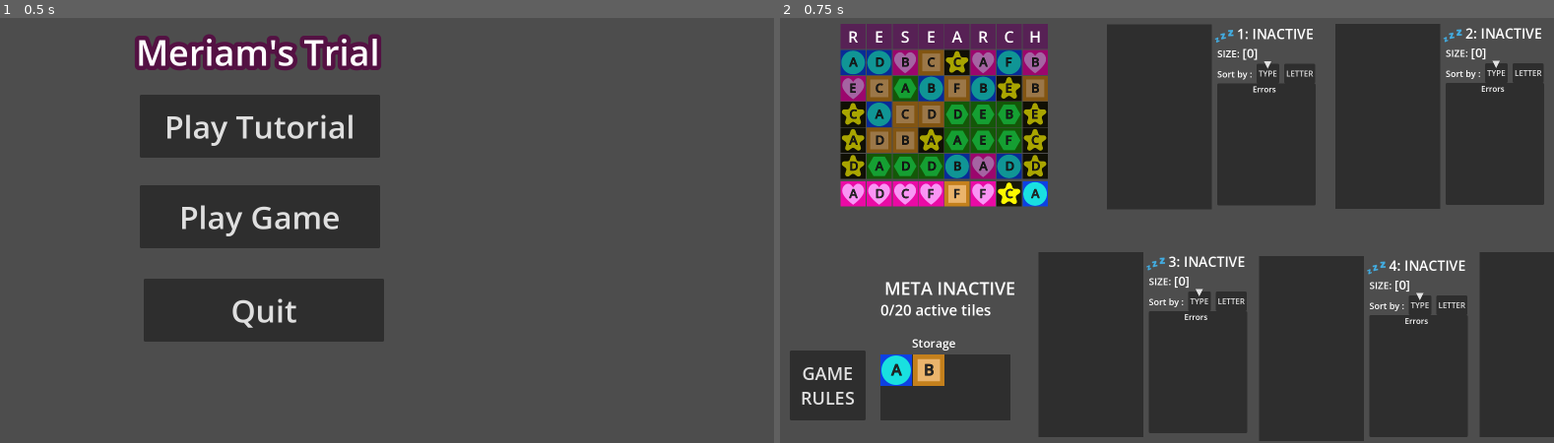
Above: before the commit, frames 1-2 (left to right).
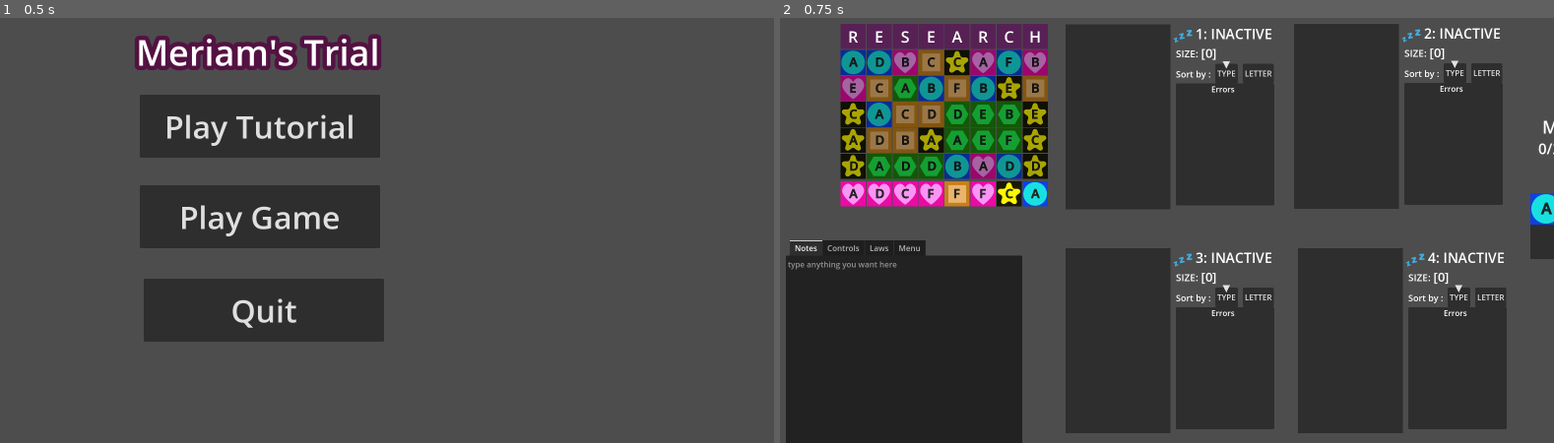
Above: after the commit, the same moments.

Repository: ninjacreeper47/Meriam-s-Trial
Game: Godot game, scene res://Levels/MainMenu.tscn
Same seed, same stepped clock (60 frames per second), same inputs: the game is played once before the commit and once after it.
Inputs:
- Up to frame 1 (0.5 s): no input
- Up to frame 2 (0.75 s): click "Play Game" at 0.5 s

Frame 1 is identical in both runs. In frame 2, 31% of the frame differs, in the area x 0-100%, y 1-100%.

Commit message:
Deleted Experiment 5

Diff:
--- a/Levels/SelectedPointer.gd
+++ b/Levels/SelectedPointer.gd
@@ -4,7 +4,6 @@
 @export var position2 :Control
 @export var position3: Control
 @export var position4: Control
-@export var position5: Control
 @export var position0: Control
 
 var ex_x_offset = 160
@@ -40,12 +39,6 @@
 		position.x += ex_x_offset
 		position.y += ex_y_offset
 		visible = true
-	if Input.is_action_just_pressed("SelectEx5"):
-		alchemy.selected_experiment = alchemy.experiment_nodes[5]
-		position = position5.position
-		position.x += ex_x_offset
-		position.y += ex_y_offset
-		visible = true
 	if Input.is_action_just_pressed("storage"):
 		alchemy. selected_experiment = alchemy.experiment_nodes[0]
 		position = position0.position
--- a/Levels/main.tscn
+++ b/Levels/main.tscn
@@ -29,15 +29,15 @@
 offset_bottom = 326.0
 
 [node name="ExperimentDisplay" parent="Game Screen" instance=ExtResource("3_wqano")]
-offset_left = -196.0
+offset_left = -280.0
 offset_top = -409.0
-offset_right = 24.0
+offset_right = -60.0
 offset_bottom = -26.0
 
 [node name="ExperimentDisplay2" parent="Game Screen" instance=ExtResource("3_wqano")]
-offset_left = 268.0
+offset_left = 184.0
 offset_top = -410.0
-offset_right = 524.0
+offset_right = 440.0
 offset_bottom = 198.0
 
 [node name="Experiment1" parent="Game Screen/ExperimentDisplay2/ExperimentBackground1" index="0"]
@@ -48,10 +48,11 @@
 status_num = "2"
 
 [node name="ExperimentDisplay3" parent="Game Screen" instance=ExtResource("3_wqano")]
-offset_left = -335.0
-offset_top = 54.0
-offset_right = -79.0
-offset_bottom = 662.0
+offset_left = -280.0
+offset_top = 46.0
+offset_right = -24.0
+offset_bottom = 654.0
+metadata/_edit_group_ = true
 
 [node name="Experiment1" parent="Game Screen/ExperimentDisplay3/ExperimentBackground1" index="0"]
 ex_num = 3
@@ -61,10 +62,11 @@
 status_num = "3"
 
 [node name="ExperimentDisplay4" parent="Game Screen" instance=ExtResource("3_wqano")]
-offset_left = 113.0
-offset_top = 62.0
-offset_right = 369.0
-offset_bottom = 670.0
+offset_left = 192.0
+offset_top = 46.0
+offset_right = 448.0
+offset_bottom = 654.0
+metadata/_edit_group_ = true
 
 [node name="Experiment1" parent="Game Screen/ExperimentDisplay4/ExperimentBackground1" index="0"]
 ex_num = 4
@@ -73,32 +75,19 @@
 text = "4: Inactive"
 status_num = "4"
 
-[node name="ExperimentDisplay5" parent="Game Screen" instance=ExtResource("3_wqano")]
-offset_left = 561.0
-offset_top = 54.0
-offset_right = 817.0
-offset_bottom = 662.0
-
-[node name="Experiment1" parent="Game Screen/ExperimentDisplay5/ExperimentBackground1" index="0"]
-ex_num = 5
-
-[node name="ExStatus" parent="Game Screen/ExperimentDisplay5" index="1"]
-text = "5: Inactive"
-status_num = "5"
-
 [node name="Meta Status" parent="Game Screen" instance=ExtResource("6_qwf21")]
 layout_mode = 0
-offset_left = -640.0
-offset_top = 110.0
-offset_right = -352.0
-offset_bottom = 206.0
+offset_left = 696.0
+offset_top = -218.0
+offset_right = 984.0
+offset_bottom = -122.0
 
 [node name="HelpContainer" type="TabContainer" parent="Game Screen"]
 layout_mode = 0
-offset_left = 728.0
-offset_top = -394.0
-offset_right = 1016.0
-offset_bottom = 38.0
+offset_left = -840.0
+offset_top = 38.0
+offset_right = -360.0
+offset_bottom = 478.0
 metadata/_edit_group_ = true
 
 [node name="Notes" type="TextEdit" parent="Game Screen/HelpContainer"]
@@ -136,24 +125,25 @@
 layout_mode = 2
 
 [node name="StorageContainer" parent="Game Screen" instance=ExtResource("6_d81vx")]
-offset_left = -648.0
-offset_top = 270.0
-offset_right = -384.0
-offset_bottom = 406.0
+offset_left = 672.0
+offset_top = -58.0
+offset_right = 936.0
+offset_bottom = 78.0
 
 [node name="TutorialButton" type="Button" parent="Game Screen" node_paths=PackedStringArray("instructions")]
 layout_mode = 0
-offset_left = -832.0
-offset_top = 262.0
-offset_right = -678.0
-offset_bottom = 404.0
+offset_left = 736.0
+offset_top = 166.0
+offset_right = 890.0
+offset_bottom = 308.0
 theme_override_font_sizes/font_size = 36
 text = "GAME
 RULES"
 script = ExtResource("13_uul6k")
 instructions = NodePath("../../Instructions")
 
-[node name="SelectedPointer" type="TextureRect" parent="Game Screen" node_paths=PackedStringArray("position1", "position2", "position3", "position4", "position5", "position0")]
+[node name="SelectedPointer" type="TextureRect" parent="Game Screen" node_paths=PackedStringArray("position1", "position2", "position3", "position4", "position0")]
+layout_mode = 0
 offset_left = -39.0
 offset_top = 13.0
 offset_right = 58.0
@@ -165,7 +155,6 @@
 position2 = NodePath("../ExperimentDisplay2")
 position3 = NodePath("../ExperimentDisplay3")
 position4 = NodePath("../ExperimentDisplay4")
-position5 = NodePath("../ExperimentDisplay5")
 position0 = NodePath("../StorageContainer")
 
 [node name="victorycelebration" parent="." instance=ExtResource("16_8gp8j")]
@@ -180,4 +169,3 @@
 [editable path="Game Screen/ExperimentDisplay2"]
 [editable path="Game Screen/ExperimentDisplay3"]
 [editable path="Game Screen/ExperimentDisplay4"]
-[editable path="Game Screen/ExperimentDisplay5"]
Not shown, changed: Assets/Credits.txt
